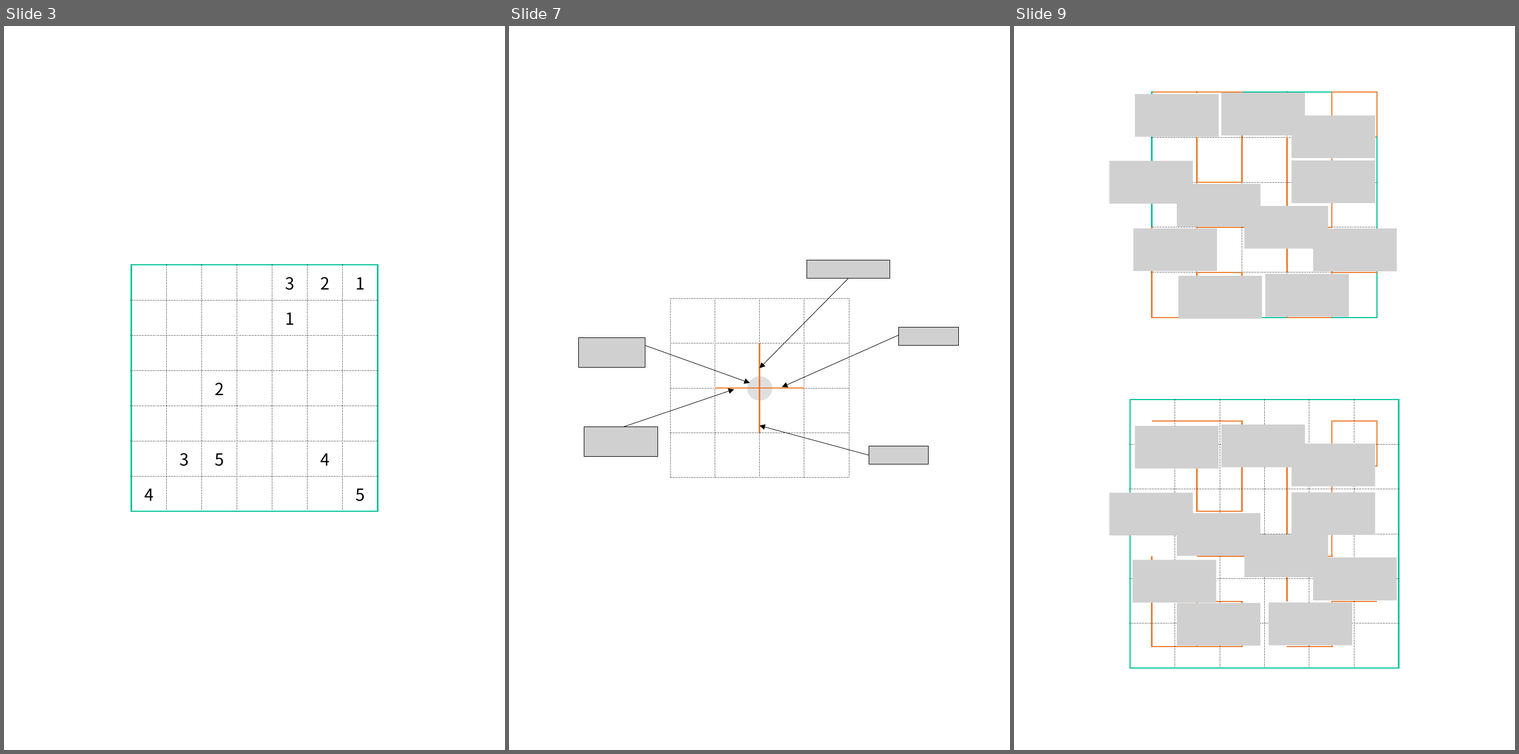
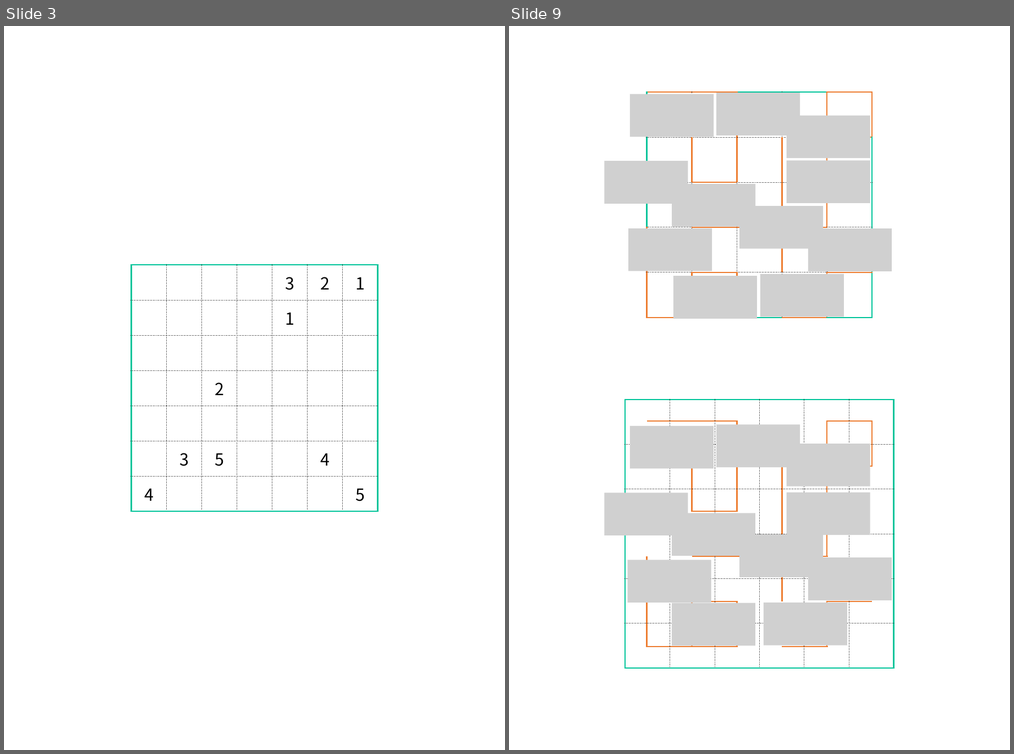
Before and after one commit to itkmaingit/Graduation_Thesis, a slide deck: making/forSVG.pptx. Shown side by side, each under a label of ours: slides 3, 7 and 9 before the commit, slides 3 and 9 after it; the slides between them are not shown. The pictures are 1519x754 and 1014x754 pixels, drawn with LibreOffice and Linux fonts; fonts in the diff are those of the drawing; grey boxes stand for pictures. Boxes give left, top, right and bottom in pixels: in the first picture for what was removed or moved away, otherwise in the second. Text is boxed around its words. In the diff, an @@ line names an element or a change of style, - is before the commit and + after.

```diff
--- a/making/forSVG.pptx
+++ b/making/forSVG.pptx
@@ slide 7 removed at (509, 26, 1010, 750), background #FFFFFF @@
@@ picture removed at (807, 260, 890, 278) @@
@@ arrow removed from (848, 278) to (760, 368) @@
@@ table removed at (670, 299, 849, 478), 4 rows, 4 columns @@
- |  |  | 
- |  |  | 
- |  |  | 
- |  |  | 
@@ picture removed at (578, 338, 645, 368) @@
@@ arrow removed from (899, 335) to (782, 387) @@
@@ picture removed at (899, 327, 958, 346) @@
@@ arrow removed from (645, 346) to (749, 383) @@
@@ ellipse removed at (748, 376, 773, 400) @@
@@ arrow removed from (624, 427) to (734, 390) @@
@@ picture removed at (584, 427, 657, 456) @@
@@ arrow removed from (869, 455) to (760, 425) @@
@@ picture removed at (869, 446, 929, 464) @@
```
Also in this commit, not shown: 10 slides changed, 12 slides added, 3 other slides removed.
